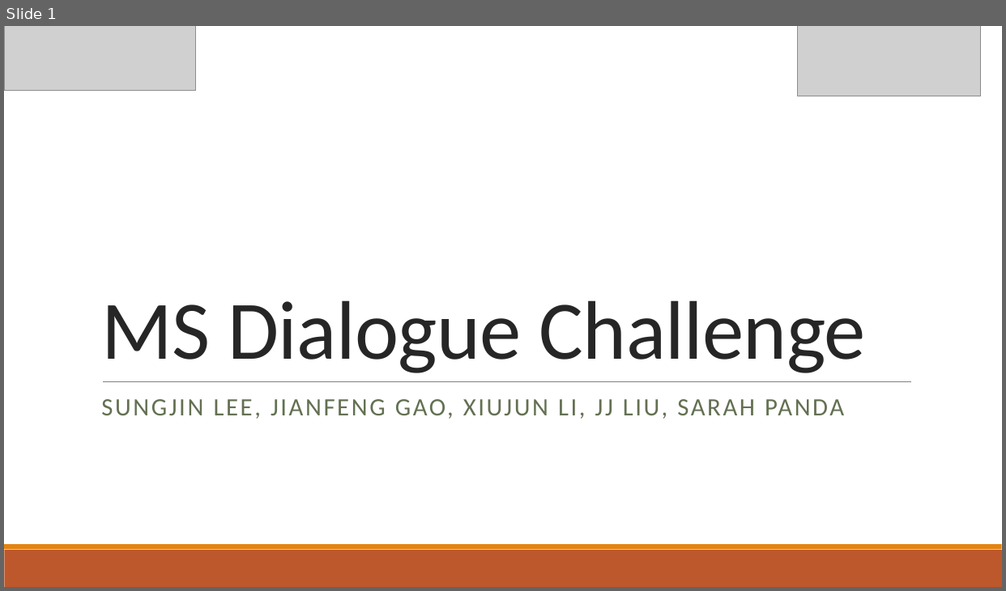
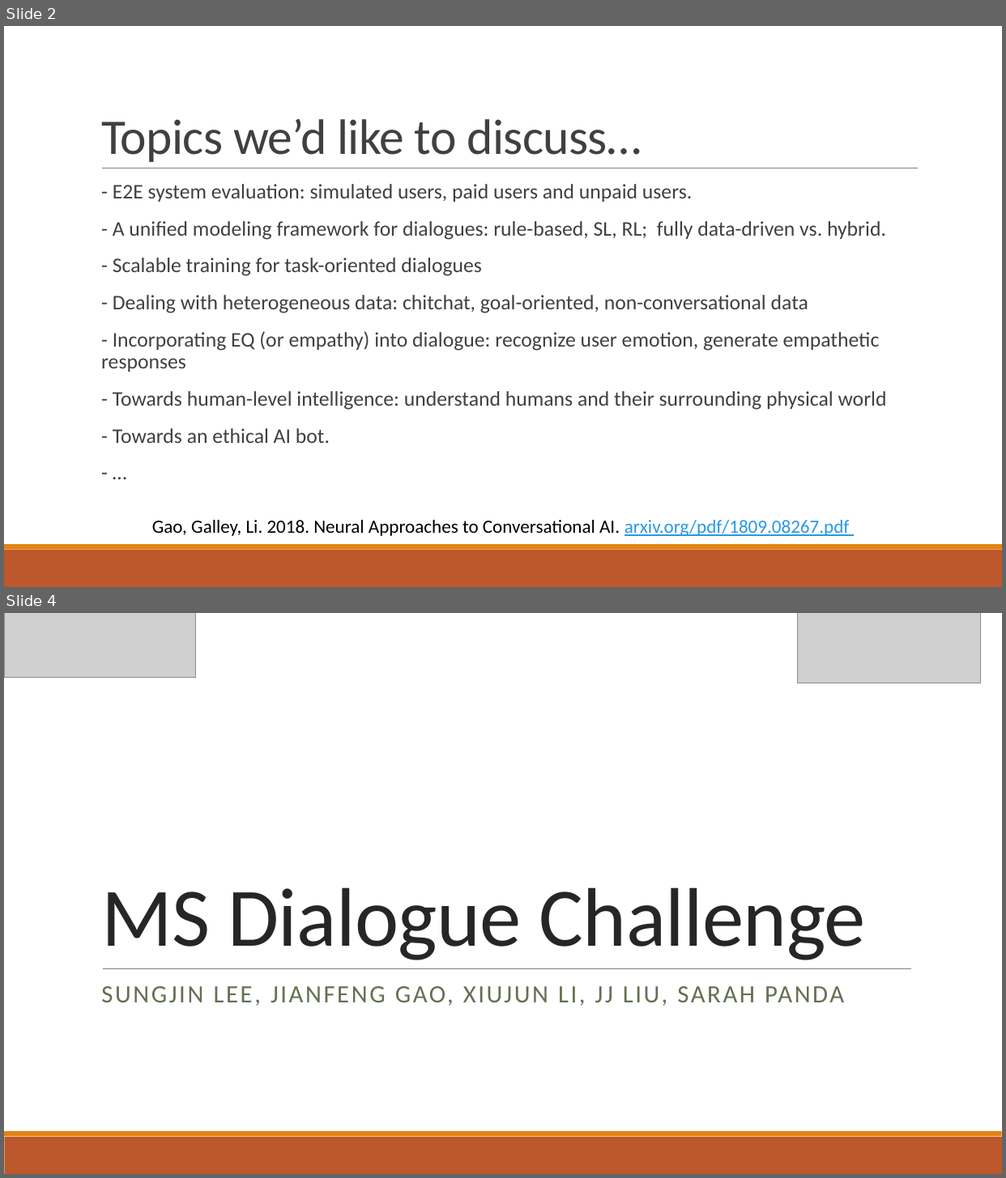
Before and after one commit to xiul-msr/e2e_dialog_challenge, a slide deck: slides/MS_dialog_challenge_result_outlook_sungjin.pptx. Shown one above the other, each under a label of ours: slide 1 before the commit, slides 2 and 4 after it; the slides between them are not shown. The pictures are 1006x591 and 1006x1178 pixels, drawn with LibreOffice and Linux fonts; fonts in the diff are those of the drawing; grey boxes stand for pictures. Boxes give left, top, right and bottom in pixels: in the first picture for what was removed or moved away, otherwise in the second. Text is boxed around its words. In the diff, an @@ line names an element or a change of style, - is before the commit and + after.

```diff
--- a/slides/MS_dialog_challenge_result_outlook_sungjin.pptx
+++ b/slides/MS_dialog_challenge_result_outlook_sungjin.pptx
@@ slide 2 added at (x1=4, y1=26, x2=1002, y2=587), background #FFFFFF; not listed: 2 template elements that a slide beside it also shows @@
@@ title added at (x1=101, y1=119, x2=641, y2=162), 48 pt, text #404040 @@
+Topics we’d like to discuss…
@@ line added from (102, 169) to (918, 169), #808080 0.5 pt @@
@@ text added at (x1=101, y1=184, x2=887, y2=443), 20 pt, text #404040 @@
+  - E2E system evaluation: simulated users, paid users and unpaid users.
+  - A unified modeling framework for dialogues: rule-based, SL, RL; fully data-driven vs. hybrid.
+  - Scalable training for task-oriented dialogues
+  - Dealing with heterogeneous data: chitchat, goal-oriented, non-conversational data
+  - Incorporating EQ (or empathy) into dialogue: recognize user emotion, generate empathetic responses
+  - Towards human-level intelligence: understand humans and their surrounding physical world
+  - Towards an ethical AI bot.
+  - …
@@ text added at (x1=152, y1=520, x2=850, y2=536), 18 pt, text #000000 @@
+Gao, Galley, Li. 2018. Neural Approaches to Conversational AI. arxiv.org/pdf/1809.08267.pdf
@@ what was slide 1 is now slide 4 @@
```
Also in this commit, not shown: 1 slide changed, 1 other slide added.
